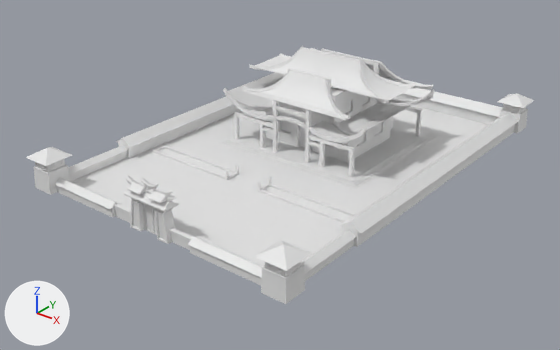
A saved change to the FBX model Assets/Models/Epocas/Aang/Reino Tierra/Abadia.fbx.
The view is the same before and after, from a camera (50 mm lens) standing at (115.7, -142.8, 79.9) and looking at (0.7, 0.9, -9.2). The lights are fixed; the arrows at lower left show +X, +Y and +Z. Where no turn or scale is listed for an object, it has been applied to the vertices.

The first picture shows 'Casa', 'Columnas y techo', 'Entrada', 'Entrada Techo', 'Fuente medio', 'Paredes', 'Plane.008', 'Techos', 'Torres'.
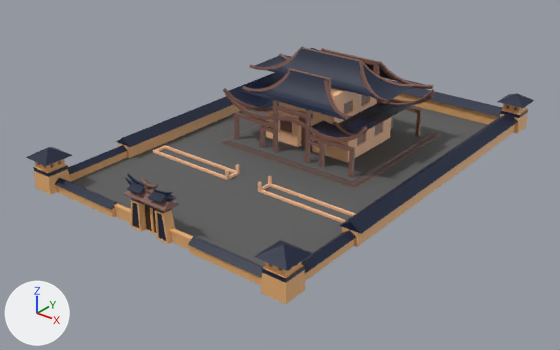
Pixel boxes [x1, y1, x2, y2] of what changed, in the pictures (560 x 350 px):
'Plane.008', recoloured (white to grey): [71, 106, 488, 267] in both
'Techos', recoloured (white to blue): [55, 88, 518, 278] in both
'Paredes', recoloured (grey to brown): [56, 93, 515, 285] in both
'Fuente medio', recoloured (white to beige): [153, 145, 355, 223] in both
part 1 of me_cube_109, recoloured (white to blue): [497, 93, 534, 118] in both
part 2 of me_cube_109, recoloured (white to blue): [254, 240, 312, 283] in both
part 3 of me_cube_109, recoloured (white to blue): [26, 147, 72, 177] in both
part 4 of me_cube_109, recoloured (grey to orange): [34, 104, 528, 304] in both
part 5 of me_cube_107, recoloured (white to blue): [243, 48, 425, 138] in both
part 6 of me_cube_107, recoloured (grey to blue): [229, 55, 286, 108] in both
part 7 of me_cube_107, recoloured: [338, 66, 427, 134] in both
part 8 of me_cube_107, recoloured (white to brown): [223, 46, 435, 177] in both
part 9 of me_cube_028, recoloured (white to blue): [125, 174, 176, 213] in both
part 10 of me_cube_028, recoloured (white to brown): [124, 177, 179, 213] in both
part 11 of me_cube, recoloured (grey to blue): [133, 203, 166, 241] in both
part 12 of me_cube, recoloured (grey to brown): [130, 200, 175, 244] in both
part 13 of me_cube, recoloured (grey to brown): [145, 205, 156, 233] in both
part 14 of me_cube_045, recoloured (grey to brown): [219, 95, 441, 189] in both
part 15 of me_cube_045, recoloured (white to brown): [218, 141, 355, 189] in both
part 16 of me_cube_045, recoloured (grey to brown): [266, 87, 391, 163] in both
part 17 of me_cube_045, recoloured: [221, 121, 438, 186] in both
part 18 of me_cube_045, recoloured: [221, 140, 354, 187] in both
part 19 of me_cube_045, recoloured: [352, 131, 434, 187] in both

The change, as a diff of the scene's bpy script:
```diff
--- a/Assets/Models/Epocas/Aang/Reino Tierra/Abadia.fbx.py
+++ b/Assets/Models/Epocas/Aang/Reino Tierra/Abadia.fbx.py
@@ mat_material_007 @@
+mat_material_007 = principled_material('Material.007')
+mat_material_007.base_color = (0.0472, 0.019, 0.00718)  # brown #3d2614
@@ me_cube_005 @@
 me_cube_005.from_pydata(...)  # 42 vertices, 35 faces; spans x -75.6..2.8, y -30.5..81.2, z -3.1..0.2
+me_cube_005.materials.append(mat_material_011)  # dark blue #0c1c39
@@ me_cube_107 @@
 me_cube_107.from_pydata(...)  # 1224 vertices, 1039 faces; spans x -37.9..8.6, y -31.6..3.9, z -16.8..7.7
+# me_cube_107 part 5: 45 of the faces centred in x -15.2..6.8, y -30.3..3.2, z -7.6..6.7 switch from no material to mat_material_011 (dark blue #0c1c39)
+# me_cube_107 part 6: 18 of the faces centred in x -36.5..-24.7, y -14.2..-13.4, z -7.3..6.2 switch from no material to mat_material_011 (dark blue #0c1c39)
+# me_cube_107 part 7: 18 of the faces centred in x -4.6..7.0, y -14.0..-13.4, z -7.5..6.2 switch from no material to mat_material_011 (dark blue #0c1c39)
+# me_cube_107 part 8: 958 of the faces centred in x -37.5..8.3, y -31.3..3.8, z -16.8..7.3 switch from no material to mat_material_002 (brown #805c51)
@@ me_cube_119 @@
 me_cube_119.from_pydata(...)  # 96 vertices, 72 faces; spans x -0.3..64.1, y -2.3..2.3, z -0.3..2.3
+me_cube_119.materials.append(mat_casa)  # beige #ffc699
@@ me_cube_109 @@
 me_cube_109.from_pydata(...)  # 356 vertices, 292 faces; spans x -24.8..1.3, y -1.3..35.9, z -2.4..1.0
 # used by ob_torres; location = (-35.8, 63.9, -3.6); scale = (-3.1, -3.1, -3.1)
+# me_cube_109 part 1: 8 of the faces centred in x -24.4..-22.6, y -0.9..0.9, z -1.9..-0.7 switch from no material to mat_material_011 (dark blue #0c1c39)
+# me_cube_109 part 2: 8 of the faces centred in x -24.4..-22.5, y 33.7..35.6, z -1.9..-0.7 switch from no material to mat_material_011 (dark blue #0c1c39)
+# me_cube_109 part 3: 8 of the faces centred in x -0.9..0.9, y 33.7..35.6, z -1.9..-0.7 switch from no material to mat_material_011 (dark blue #0c1c39)
+# me_cube_109 part 4: 228 of the faces centred in x -24.6..1.0, y -1.0..35.7, z -1.6..1.0 switch from no material to mat_material_003 (orange #e7af72)
+me_cube_109.materials.append(mat_material_002)  # brown #805c51
@@ me_plane_016 @@
 me_plane_016.from_pydata(...)  # 4 vertices, 1 face; spans x -36.9..36.9, y -53.1..53.1, z 0.0
+me_plane_016.materials.append(mat_material_013)  # dark grey #5e5e5e
@@ me_cube_045 @@
 me_cube_045.from_pydata(...)  # 354 vertices, 344 faces; spans x -22.9..22.9, y -20.4..23.6, z -1.1..17.5
+# me_cube_045 part 14: 27 of the faces centred in x -22.9..22.9, y -10.5..4.2, z -1.1..15.8 switch from no material to mat_material_002 (brown #805c51)
+# me_cube_045 part 15: 2 of the faces centred in x 0.0, y -20.4..-19.4, z -0.9..-0.3 switch from no material to mat_material_002 (brown #805c51)
+# me_cube_045 part 16: 301 of the faces centred in x -13.8..13.8, y -10.5..10.5, z -0.1..17.5 switch from no material to mat_casa (beige #ffc699)
+# me_cube_045 part 17: 6 of the faces centred in x 0.0, y -5.3..16.3, z -0.8..0.1 switch from no material to mat_material_013 (dark grey #5e5e5e)
+# me_cube_045 part 18: 2 of the faces centred in x 0.0, y -19.9..-19.0, z -0.6..0.0 switch from no material to mat_material_013 (dark grey #5e5e5e)
+# me_cube_045 part 19: 2 of the faces centred in x 20.9..22.2, y -1.8, z -0.6..0.0 switch from no material to mat_material_013 (dark grey #5e5e5e)
@@ me_cube_028 @@
 me_cube_028.from_pydata(...)  # 286 vertices, 253 faces; spans x -11.3..4.8, y -3.0..1.1, z -0.6..5.1
+# me_cube_028 part 9: 84 of the faces centred in x -10.3..3.8, y -3.0..1.1, z -0.6..4.3 switch from no material to mat_material_011 (dark blue #0c1c39)
+# me_cube_028 part 10: 169 of the faces centred in x -9.7..3.1, y -3.0..1.1, z -0.6..4.8 switch from no material to mat_material_002 (brown #805c51)
@@ me_cube @@
 me_cube.from_pydata(...)  # 76 vertices, 71 faces; spans x -6.09..6.09, y -1.39..1.3, z -3.53..3.61
+# me_cube part 11: all 2 faces centred in x -4.07..4.07, y -1.07, z 0.04 switch from no material to mat_material_011 (dark blue #0c1c39)
+# me_cube part 12: 67 of the faces centred in x -5.54..5.54, y -1.39..1.3, z -3.53..3.61 switch from no material to mat_material_003 (orange #e7af72)
+# me_cube part 13: all 2 faces centred in x -1.3..1.3, y 0.03, z -0.18 switch from no material to mat_material_007 (brown #3d2614)
@@ me_cube_008 @@
 me_cube_008.from_pydata(...)  # 88 vertices, 66 faces; spans x -11.0..65.9, y -108.4..2.0, z -1.8..1.8
+me_cube_008.materials.append(mat_material_003)  # orange #e7af72
```
